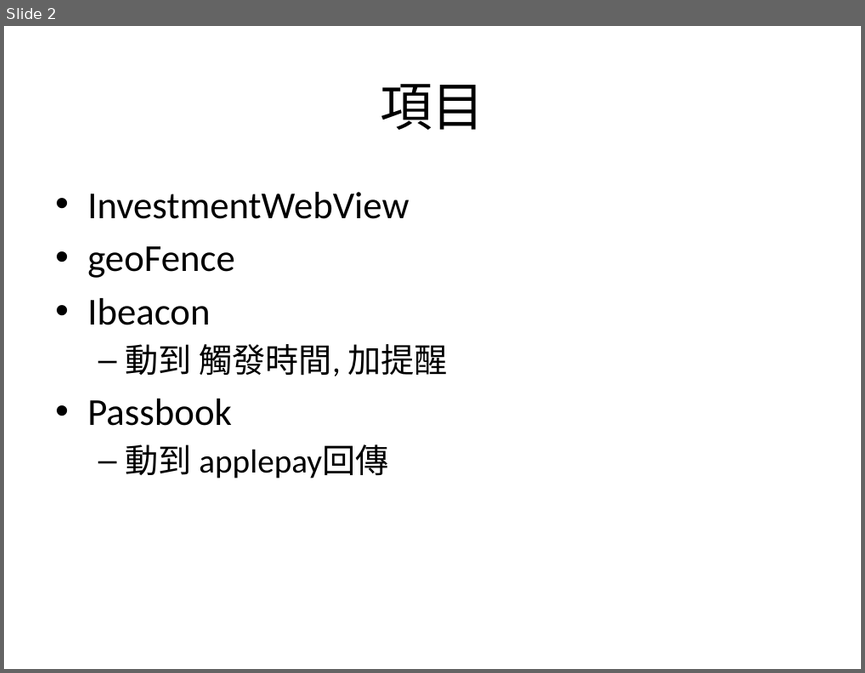
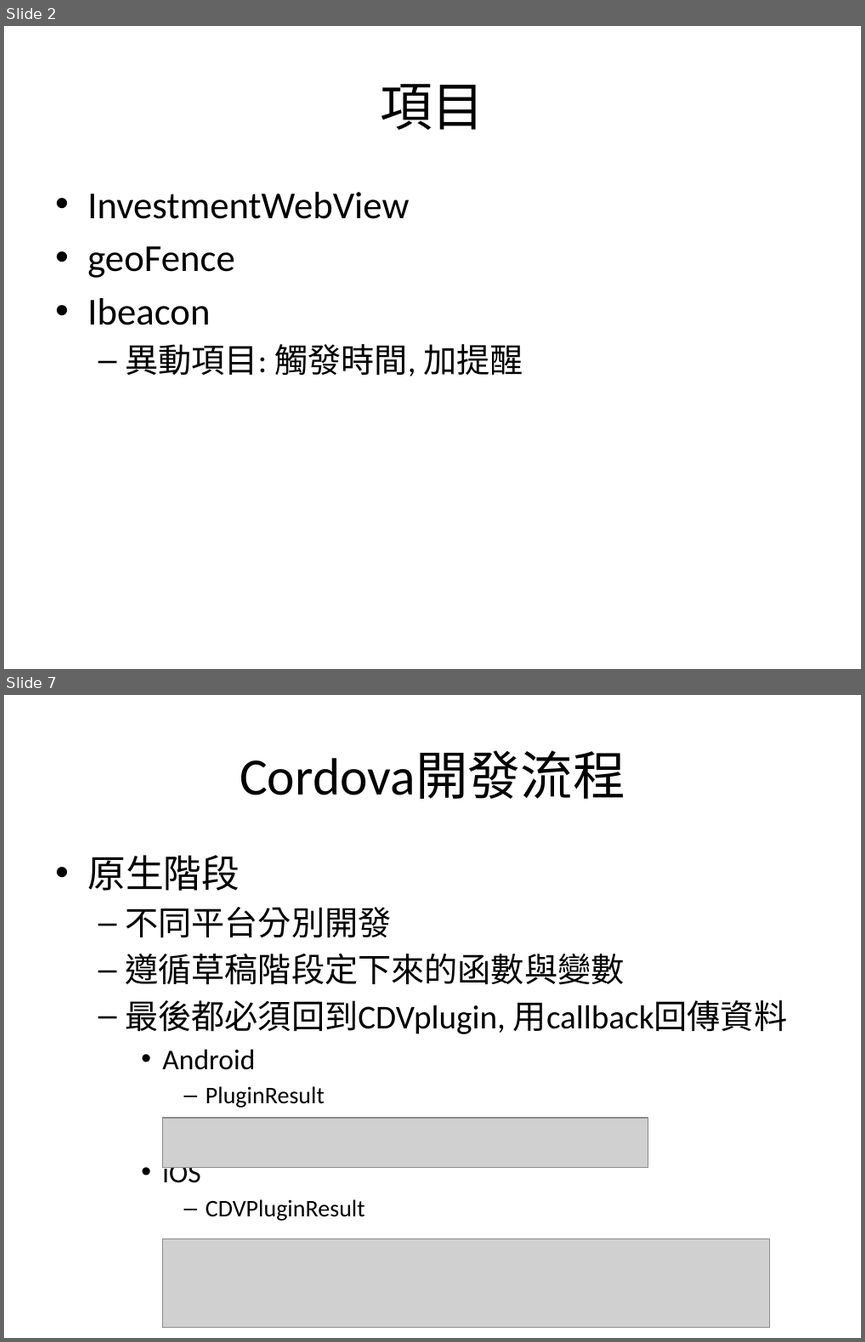
Before and after one commit to kodakjerec/myWebView, a slide deck: sequence/SCMobile負責項目.pptx. Shown one above the other, each under a label of ours: slide 2 before the commit, slides 2 and 7 after it; the slides between them are not shown. The pictures are 865x673 and 865x1342 pixels, drawn with LibreOffice and Linux fonts; fonts in the diff are those of the drawing; grey boxes stand for pictures. Boxes give left, top, right and bottom in pixels: in the first picture for what was removed or moved away, otherwise in the second. Text is boxed around its words. In the diff, an @@ line names an element or a change of style, - is before the commit and + after.

```diff
--- a/sequence/SCMobile負責項目.pptx
+++ b/sequence/SCMobile負責項目.pptx
@@ slide 7 added at (x1=4, y1=695, x2=861, y2=1338), background #FFFFFF @@
@@ title added at (x1=239, y1=751, x2=625, y2=799), 44 pt, text #000000 @@
+Cordova開發流程
@@ text added at (x1=87, y1=855, x2=787, y2=1220), 28 pt, text #000000 @@
+• 原生階段
+  – 不同平台分別開發
+  – 遵循草稿階段定下來的函數與變數
+  – 最後都必須回到CDVplugin, 用callback回傳資料
+    • Android
+      – PluginResult
+    • iOS
+      – CDVPluginResult
@@ picture added at (x1=162, y1=1117, x2=648, y2=1167) @@
@@ picture added at (x1=162, y1=1239, x2=769, y2=1327) @@
@@ slide 2 changed as well @@
@@ text at (x1=125, y1=344, x2=522, y2=376): text changed @@
-  – 動到 觸發時間, 加提醒
-• Passbook
-  – 動到 applepay回傳
+  – 異動項目: 觸發時間, 加提醒
```
Also in this commit, not shown: 4 other slides changed, 15 other slides added, 1 slide removed, 11 other files.
